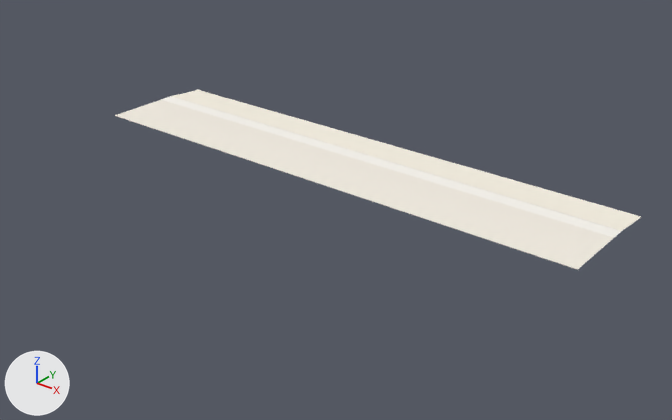
A saved change to the FBX model CarrinhoSorvete_NovoProjeto/Assets/GirlPower/Orla3D/Models/OrlaEnvironmentBase.fbx.
One viewpoint serves both versions: a 50 mm camera at (262.0, -326.0, 170.0) aimed at (25.0, -30.0, -14.0). Lighting does not change. The marker at lower left points along +X, +Y and +Z. The first picture is the older version. Where no turn or scale is listed for an object, it has been applied to the vertices.

The scene before the commit, as lines of its bpy script (objects in view):
```python
me_orlaenvironmentbase = bpy.data.meshes.new('OrlaEnvironmentBase')
me_orlaenvironmentbase.from_pydata(...)  # 3954 vertices, 3399 faces; spans x -120.0..144.0, y -36.0..24.0, z -1.0..0.0
# faces by material slot: [825, 1662, 480, 240, 192]
me_orlaenvironmentbase.materials.append(mat_ac_stonewhite)  # white #faf6ef
me_orlaenvironmentbase.materials.append(mat_ac_stonewarm)  # white #f4eee2
me_orlaenvironmentbase.materials.append(mat_ac_sand)  # white #faf4e5
me_orlaenvironmentbase.materials.append(mat_ac_starfish)  # beige #f2c5b9
me_orlaenvironmentbase.materials.append(mat_ac_shell)  # white #fcf6f1
ob_orlaenvironmentbase = bpy.data.objects.new('OrlaEnvironmentBase', me_orlaenvironmentbase)
ob_orlaenvironmentbase.location = (0.0, 0.0, 0.0)
```
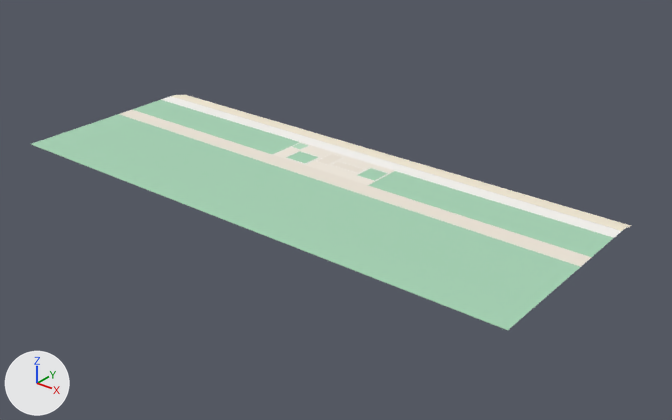
Where the change shows, as pixel boxes [x1, y1, x2, y2] in the pictures (672 x 420 px; the box of a moved part takes in the faces that stretch with it):
'OrlaEnvironmentBase', reshaped (14% wider, 30% taller)
    before: [115, 90, 641, 270]
    after: [31, 95, 631, 330]
part 1 of me_orlaenvironmentbase, added
    after: [119, 110, 592, 267]
part 2 of me_orlaenvironmentbase, added (green)
    after: [31, 114, 580, 330]
part 3 of me_orlaenvironmentbase, added
    after: [291, 143, 309, 150]
part 4 of me_orlaenvironmentbase, moved or reshaped
    before: [115, 90, 641, 270]
    after: [132, 95, 631, 257]

The change, as a diff of the scene's bpy script:
```diff
--- a/CarrinhoSorvete_NovoProjeto/Assets/GirlPower/Orla3D/Models/OrlaEnvironmentBase.fbx.py
+++ b/CarrinhoSorvete_NovoProjeto/Assets/GirlPower/Orla3D/Models/OrlaEnvironmentBase.fbx.py
@@ mat_ac_grass @@
+mat_ac_grass = principled_material('AC_Grass')
+mat_ac_grass.base_color = (0.384, 0.659, 0.463)  # green #a7d4b5
+mat_ac_grass.roughness = 0.84
@@ mat_ac_grasslight @@
+mat_ac_grasslight = principled_material('AC_GrassLight')
+mat_ac_grasslight.base_color = (0.502, 0.753, 0.557)  # green #bce1c5
+mat_ac_grasslight.roughness = 0.84
@@ mat_ac_cobblea @@
+mat_ac_cobblea = principled_material('AC_CobbleA')
+mat_ac_cobblea.base_color = (0.875, 0.808, 0.706)  # white #f0e8db
+mat_ac_cobblea.roughness = 0.84
@@ me_orlaenvironmentbase @@
 # used by ob_orlaenvironmentbase; location = (0.0, 0.0, 0.0)
-me_orlaenvironmentbase.from_pydata(...)  # 3954 vertices, 3399 faces; spans x -120.0..144.0, y -36.0..24.0, z -1.0..0.0
+me_orlaenvironmentbase.from_pydata(...)  # 6874 vertices, 5881 faces; spans x -120.0..144.0, y -88.0..14.0, z -2.0..0.0
+# me_orlaenvironmentbase part 1: the loose piece of 679 vertices spanning x -120.0..144.0, y -4.0..4.0, z 0.0 is copied, and the copy is scaled about its middle by (1, 1.28, 1), then moved by (0.0, -29.0, 0.0), in mat_ac_cobblea (white #f0e8db); it spans x -120.0..144.0, y -34.0..-24.0, z 0.0
+# me_orlaenvironmentbase part 2: a new loose piece of 1455 vertices spanning x -120.0..144.0, y -88.0..-34.0, z 0.0, in mat_ac_grass (green #a7d4b5)
+# me_orlaenvironmentbase part 3: a new loose piece of 89 vertices spanning x -18.0..-12.0, y -11.0..-4.0, z 0.0
+# me_orlaenvironmentbase part 4: 65 vertices moved within x -79.0..136.0, y -13.0..10.0, z -1.0..0.0; 1235 vertices removed from x -120.0..144.0, y -36.0..24.0, z -1.0..0.0; 1796 vertices added at x -120.0..144.0, y -24.0..14.0, z -2.0..0.0
+# other edits to the shape of me_orlaenvironmentbase do not show in these pictures
 me_orlaenvironmentbase.materials.append(mat_ac_stonewhite)
@@ me_orlaenvironmentbase @@
 me_orlaenvironmentbase.materials.append(mat_ac_shell)
+me_orlaenvironmentbase.materials.append(mat_ac_cobblea)  # white #f0e8db
+me_orlaenvironmentbase.materials.append(mat_ac_grass)  # green #a7d4b5
+me_orlaenvironmentbase.materials.append(mat_ac_grasslight)  # green #bce1c5
```
